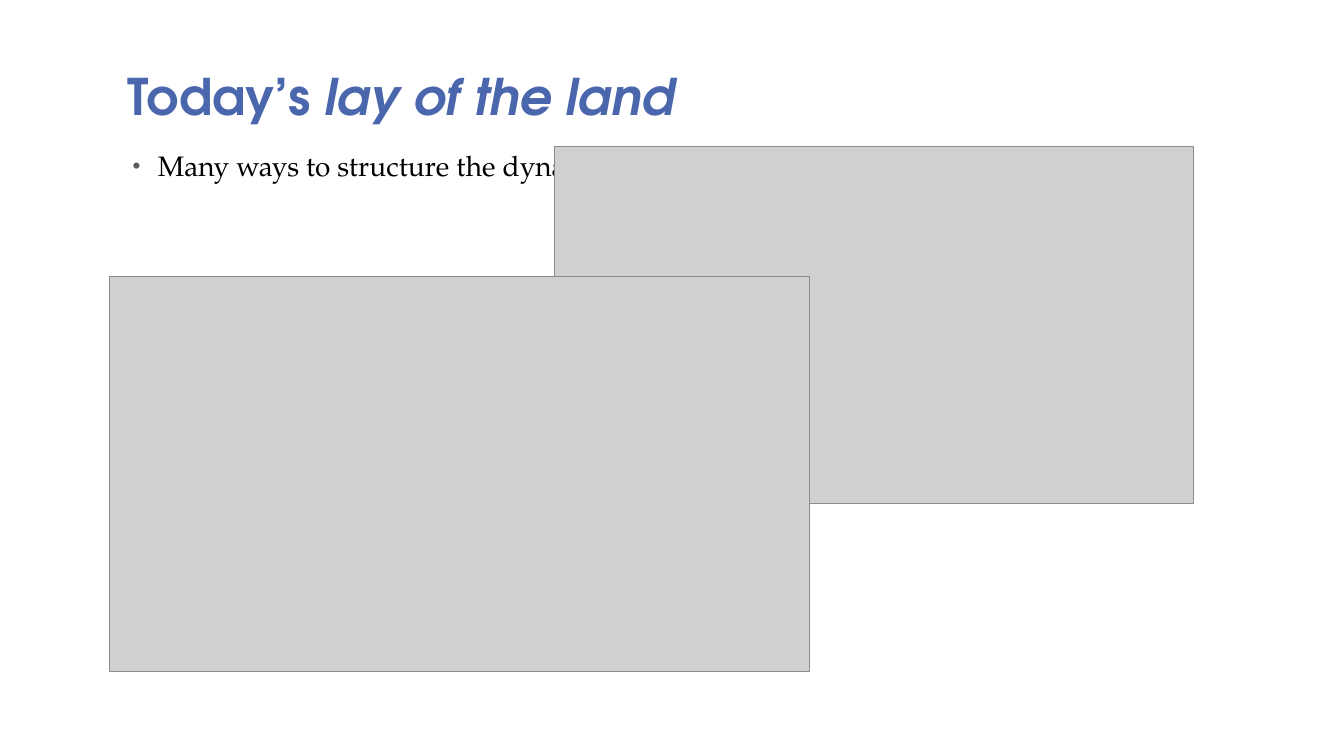
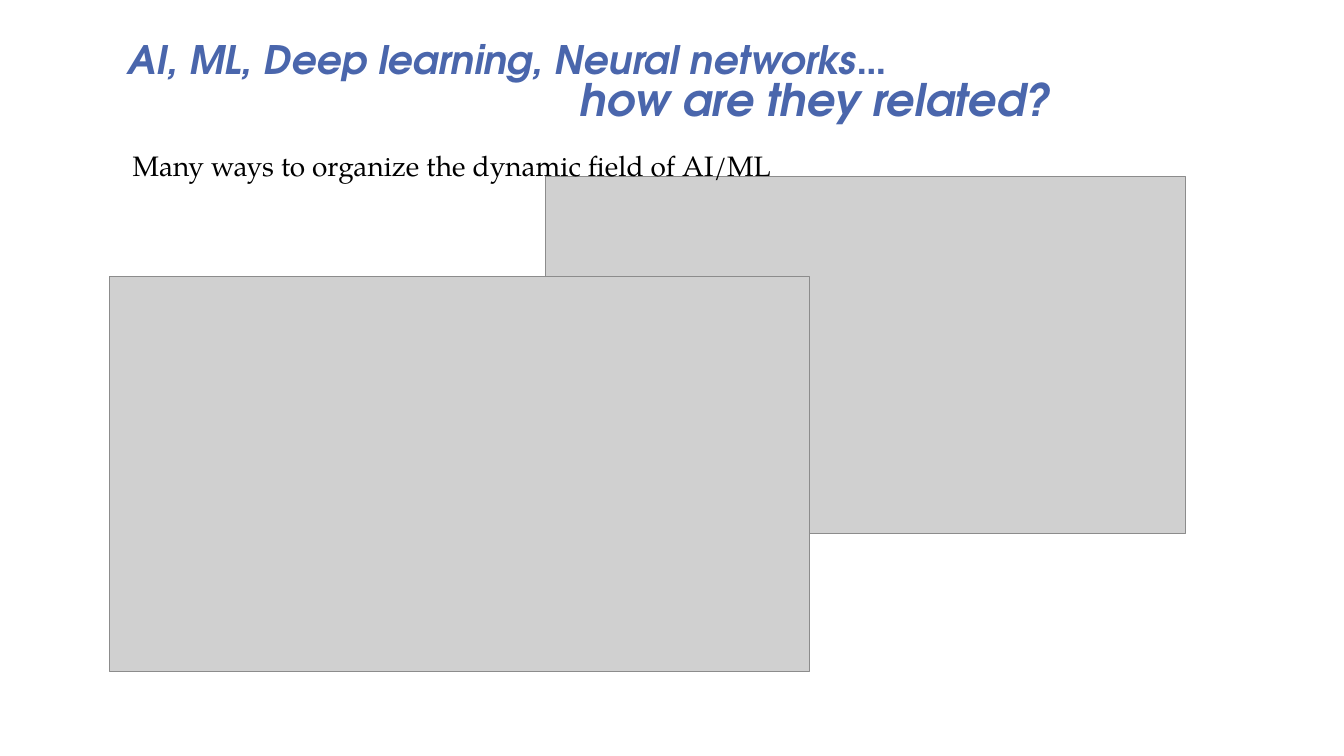
Before and after one commit to sswamyn/aiml_notes, a slide deck: slide 4 of AI_ML-GenAI-an-Overview-Q12024.pptx. Drawn at 1344x756 pixels with LibreOffice and Linux fonts; fonts in the diff are those of the drawing; grey boxes stand for pictures; background and template pictures are left out. Boxes give left, top, right and bottom in pixels: in the first picture for what was removed or moved away, otherwise in the second. Text is boxed around its words. In the diff, an @@ line names an element or a change of style, - is before the commit and + after.

Commit message:
Slides +

```diff
--- a/AI_ML-GenAI-an-Overview-Q12024.pptx
+++ b/AI_ML-GenAI-an-Overview-Q12024.pptx
@@ title at [128,44,1051,125]: text changed; size 36 to 28 pt @@
-Today’s lay of the land
+AI, ML, Deep learning, Neural networks…
+how are they related?
@@ text at [133,155,771,187]: text changed @@
-• Many ways to structure the dynamic field of AI/ML
+Many ways to organize the dynamic field of AI/ML
@@ picture: place and size @@
-picture at [555,147,1194,504]
+picture at [545,176,1185,533]
```
Also in this commit, not shown: 2 other slides changed, 4 slides added, 3 slides removed, 2 other files.
